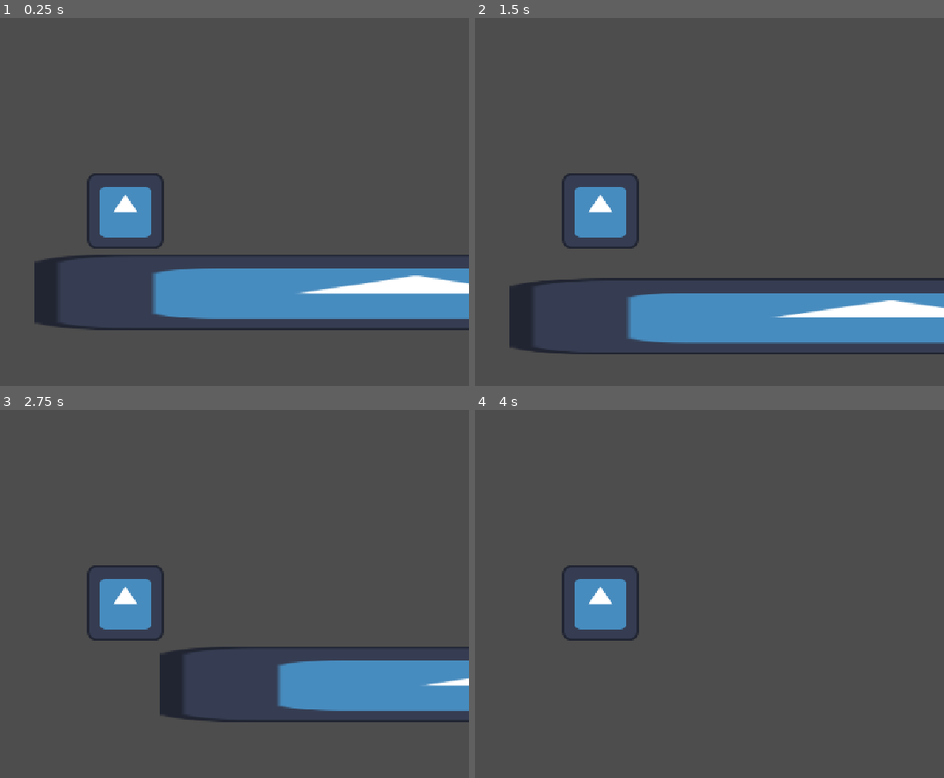
Above: before the commit, frames 1-4 (two rows, left to right).
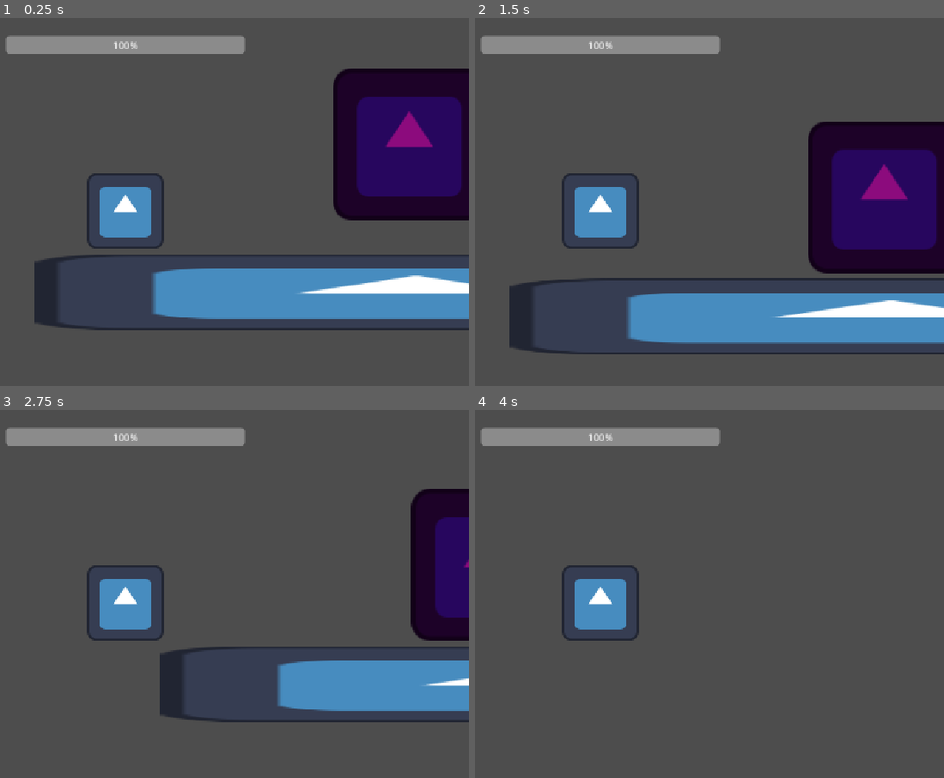
Above: after the commit, the same moments.

Repository: TypingRandomCode/ProyectoTartarus
Game: Godot game, scene res://Characters/sala_prueba.tscn
The game is run twice, just before and just after one commit, with the same random seed, the same clock (stepped at 60 frames per second) and the same inputs. The engine's default icon, where the game draws it, is replaced by a stand-in: a white triangle on a blue panel in a dark square.
Inputs (mouse positions are in pixels of both pictures, inside the frame that each line leads up to):
- Up to frame 1 (0.25 s): no input
- Up to frame 2 (1.5 s): move the mouse to (751, 190) at 0.52 s; click (751, 190) at 0.6 s; tap Space (salto) at 0.77, 0.8, 1.07, 1.35 s; move the mouse to (outside the picture) at 1.27 s
- Up to frame 3 (2.75 s): tap Space (salto) at 1.52, 1.82, 2.3 s; click (outside the picture) at 1.55 s; move the mouse to (192, 516) at 2.02 s; hold A (mover_izq) from 2.03 s (still down); click (192, 516) at 2.1 s
- Up to frame 4 (4 s): move the mouse to (564, 678) at 2.77 s; release A (mover_izq) at 2.78 s; tap D (mover_der) at 2.85 s; tap Space (salto) at 3.02, 3.32, 3.77, 3.8 s; click (564, 678) at 3.05 s; move the mouse to (807, 660) at 3.52 s; click (807, 660) at 3.6 s

The runs differ from the first frame. In frame 1, 14% of the frame differs, in the area x 1-100%, y 4-56%; in frame 2, 14%; in frame 3, 7.7%; in frame 4, 2.6%.

Commit message:
SCRUM-12
Creacion de jefe base

Diff:
--- /dev/null
+++ b/Characters/jefe_demoniaco.gd
@@ -0,0 +1,74 @@
+extends CharacterBody2D
+
+signal jefe_derrotado
+
+const GRAVITY = 980.0
+const VELOCIDAD_EMBESTIDA = 450.0
+const FUERZA_SALTO = -600.0
+
+var vida_maxima: int = 10
+var vida_actual: int = 10
+var direccion: int = -1
+var patron_actual: int = 0 # 0 = Embestida, 1 = Salto
+
+@onready var anim = $AnimatedSprite2D
+@onready var barra_vida = $HUDJefe/BarraVida
+
+func _ready():
+	barra_vida.max_value = vida_maxima
+	barra_vida.value = vida_actual
+	anim.play("default")
+
+func _physics_process(delta):
+	if not is_on_floor():
+		velocity.y += GRAVITY * delta
+	else:
+		velocity.x = move_toward(velocity.x, 0, 15.0)
+
+	move_and_slide()
+
+	# Cambia de dirección automáticamente al tocar una pared
+	if is_on_wall():
+		direccion *= -1
+		anim.flip_h = (direccion > 0)
+
+func _on_timer_ataque_timeout():
+	if not is_on_floor():
+		return
+
+	if patron_actual == 0:
+		ataque_embestida()
+		patron_actual = 1
+	else:
+		ataque_salto()
+		patron_actual = 0
+
+func ataque_embestida():
+	print("IA Jefe: Embestida")
+	velocity.x = direccion * VELOCIDAD_EMBESTIDA
+
+func ataque_salto():
+	print("IA Jefe: Salto Demoníaco")
+	velocity.y = FUERZA_SALTO
+	velocity.x = direccion * (VELOCIDAD_EMBESTIDA * 0.6)
+
+func _on_zona_dano_body_entered(body):
+	if body.name == "Jugador" and body.has_method("recibir_dano"):
+		body.recibir_dano(1)
+
+func recibir_dano(cantidad: int):
+	vida_actual -= cantidad
+	barra_vida.value = vida_actual
+	print("Vida restante del Jefe: ", vida_actual)
+
+	anim.modulate = Color(1, 1, 1)
+	await get_tree().create_timer(0.1).timeout
+	anim.modulate = Color(0.6, 0.1, 0.3)
+
+	if vida_actual <= 0:
+		morir()
+
+func morir():
+	print("¡Jefe derrotado!")
+	jefe_derrotado.emit()
+	queue_free()
--- /dev/null
+++ b/Characters/jefe_demoniaco.tscn
@@ -0,0 +1,58 @@
+[gd_scene format=3 uid="uid://d0mbi3kciot3i"]
+
+[ext_resource type="Script" uid="uid://dp3cqux2g12od" path="res://Characters/jefe_demoniaco.gd" id="1_gbpg1"]
+[ext_resource type="Texture2D" uid="uid://x2x2vxttnmdk" path="res://icon.svg" id="1_ldppt"]
+
+[sub_resource type="SpriteFrames" id="SpriteFrames_xvx6h"]
+animations = [{
+"frames": [{
+"duration": 1.0,
+"texture": ExtResource("1_ldppt")
+}],
+"loop": 1,
+"name": &"default",
+"speed": 5.0
+}]
+
+[sub_resource type="RectangleShape2D" id="RectangleShape2D_r56om"]
+size = Vector2(264, 257)
+
+[sub_resource type="RectangleShape2D" id="RectangleShape2D_f5fhm"]
+size = Vector2(264, 260)
+
+[node name="JefeDemoniaco" type="CharacterBody2D" unique_id=1221560624]
+script = ExtResource("1_gbpg1")
+
+[node name="AnimatedSprite2D" type="AnimatedSprite2D" parent="." unique_id=1385298659]
+modulate = Color(0.5473509, 0.043297127, 0.49128023, 1)
+scale = Vector2(2, 2)
+sprite_frames = SubResource("SpriteFrames_xvx6h")
+
+[node name="ZonaDano" type="Area2D" parent="." unique_id=1303755024]
+
+[node name="CollisionShape2D" type="CollisionShape2D" parent="ZonaDano" unique_id=1411916780]
+position = Vector2(-2, -0.5)
+shape = SubResource("RectangleShape2D_r56om")
+
+[node name="TimerAtaque" type="Timer" parent="." unique_id=113430169]
+wait_time = 2.5
+autostart = true
+
+[node name="CollisionShape2D" type="CollisionShape2D" parent="." unique_id=1637869588]
+position = Vector2(-3, -1)
+shape = SubResource("RectangleShape2D_f5fhm")
+
+[node name="HUDJefe" type="CanvasLayer" parent="." unique_id=802692043]
+
+[node name="BarraVida" type="ProgressBar" parent="HUDJefe" unique_id=1478015528]
+anchors_preset = 5
+anchor_left = 0.5
+anchor_right = 0.5
+offset_left = -200.0
+offset_top = 30.0
+offset_right = 200.0
+offset_bottom = 60.0
+grow_horizontal = 2
+
+[connection signal="body_entered" from="ZonaDano" to="." method="_on_zona_dano_body_entered"]
+[connection signal="timeout" from="TimerAtaque" to="." method="_on_timer_ataque_timeout"]
--- a/Characters/sala_prueba.tscn
+++ b/Characters/sala_prueba.tscn
@@ -3,6 +3,7 @@
 [ext_resource type="Texture2D" uid="uid://x2x2vxttnmdk" path="res://icon.svg" id="1_0ko1m"]
 [ext_resource type="PackedScene" uid="uid://c6rdu4glc4eie" path="res://Characters/jugador.tscn" id="2_rtb8u"]
 [ext_resource type="Script" uid="uid://bs50nytg4l4oy" path="res://Characters/trampa.gd" id="3_ucmmj"]
+[ext_resource type="PackedScene" uid="uid://d0mbi3kciot3i" path="res://Characters/jefe_demoniaco.tscn" id="4_rtb8u"]
 
 [sub_resource type="RectangleShape2D" id="RectangleShape2D_xvx6h"]
 size = Vector2(1281, 143)
@@ -37,4 +38,7 @@
 position = Vector2(0, -3)
 shape = SubResource("RectangleShape2D_r56om")
 
+[node name="JefeDemoniaco" parent="." unique_id=1221560624 instance=ExtResource("4_rtb8u")]
+position = Vector2(551, 300)
+
 [connection signal="body_entered" from="Trampa" to="Trampa" method="_on_body_entered"]
Not shown, added: Characters/jefe_demoniaco.gd.uid
